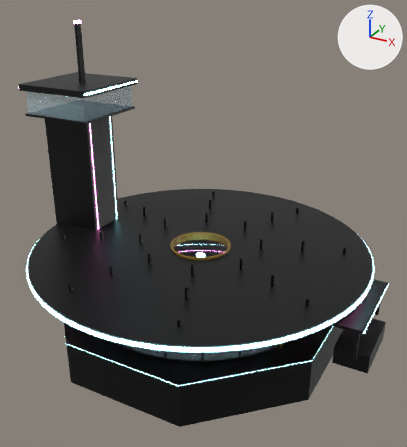
What one commit did to the glTF model public/assets/kits/shaddai_race_hq_v01.glb.
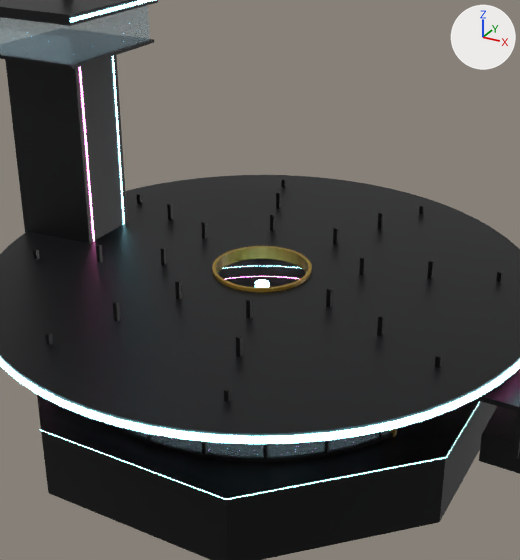
Each version appears first whole from a camera (50 mm lens) standing at (49.1, -88.1, 59.3) and looking at (1.7, -1.9, 16.2), and next in a close-up on the part from 10% to 88% of the width and 19% to 95% of the height. The axes (+X, +Y, +Z) are drawn at upper right. The lights are the same throughout. The first two pictures are the older version. Where no turn or scale is listed for an object, it has been applied to the vertices.

Names of what the first close-up shows: 'race_hq_floor', 'race_hq_shell'.
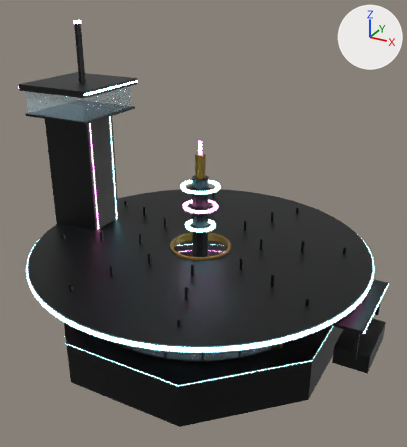
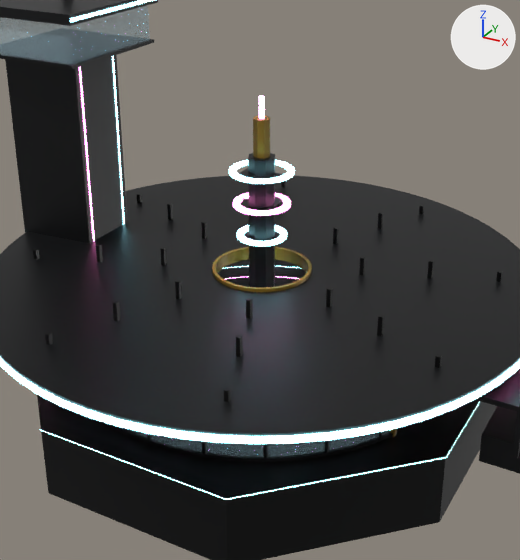
Where the change shows, as pixel boxes (x1, y1, x2, y2) in the close-ups (520 x 560 px):
'race_hq_beacon', added
    after: (229, 95, 295, 287)
    faces in mat_shaddai_body: (239, 116, 285, 287)
    faces in mat_em_cyan: (229, 160, 295, 246)
    faces in mat_em_magenta: (233, 95, 291, 216)

Edits to the bpy script that builds the scene:
```text
Add me_race_hq_beacon:
    me_race_hq_beacon.from_pydata(...)  # 408 vertices, 750 faces; spans x -3.8..3.8, y -3.8..3.8, z 7.6..31.6
    # faces by material slot: [152, 384, 214]
    me_race_hq_beacon.materials.append(mat_shaddai_body)
    me_race_hq_beacon.materials.append(mat_em_cyan)
    me_race_hq_beacon.materials.append(mat_em_magenta)
Add ob_race_hq_beacon:
    ob_race_hq_beacon = bpy.data.objects.new('race_hq_beacon', me_race_hq_beacon)
    ob_race_hq_beacon.location = (0.0, 0.0, 0.0)
```
